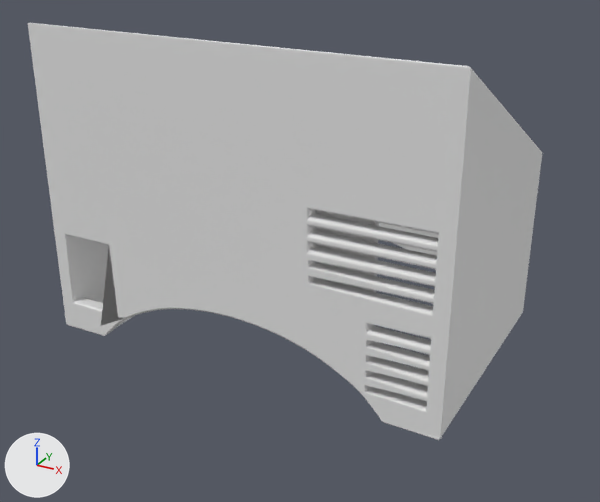
One commit to the Blender file schemes/3D_models/base/base.blend: the scene before it, then after it.
Camera for both pictures: a 50 mm camera at (102.8, -185.7, 78.1) aimed at (5.5, -8.8, -10.4). Arrows for +X, +Y and +Z are at lower left; the lights stay in place.

In view in the first picture: 'Cube.001', 'sketch'.
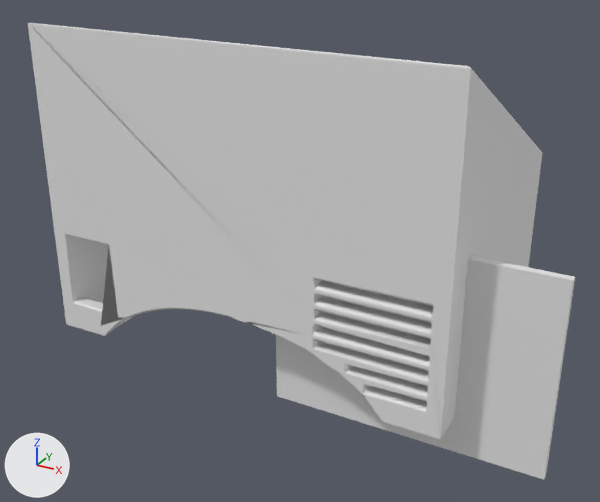
What differs and where, as boxes (x1, y1, x2, y2) in the pictures (600 x 502 px; the box of a moved part takes in the faces that stretch with it):
'sketch', reshaped
    before: (28, 23, 542, 440)
    after: (28, 23, 542, 439)
'Cube', added
    after: (276, 256, 575, 480)
part 1 of me_cube_006, moved or reshaped
    before: (31, 26, 442, 438)
    after: (31, 26, 442, 439)

What the commit changed:
me_cube_006 is used by ob_sketch; location (0.0, 0.0, 0.0); scale (0.7, 0.7, 0.7).
me_cube_006 had 320 vertices, 453 faces and spanned x -80.0..80.0, y -50.0..50.0, z -52.0..68.0.
me_cube_006 now has 296 vertices, 425 faces, 1 loose edge and spans x -80.0..80.0, y -50.0..50.0, z -52.0..68.0.
Part 1, on me_cube_006:
53 vertices are removed from x 31.0..74.0, y -50.0..-44.0, z -36.0..19.0.
123 faces are deleted.
3 vertices move from x 74.0, y -45.0, z -7.0..19.0 to x 74.0, y -44.0, z -14.0..-5.0.
8 vertices are added at x 34.0..74.0, y -50.0..-44.0, z -36.0..-11.0.
15 new vertices lie (-40.0, 0.0, 0.0) away from vertices in x 74.0, y -50.0..-44.0, z -31.0..19.0.
6 new vertices lie (0.0, -6.0, 0.0) away from vertices in x 34.0..74.0, y -45.0..-44.0, z -14.0..19.0.
1 loose edge is added.
95 new faces join them.
Object 'cube' (ob_cube) is new; it shows a copy of the mesh of ob_cube.
Its location is (43.0, -25.0, -20.0).
Its rotation in degrees is (90, 90, 0).
